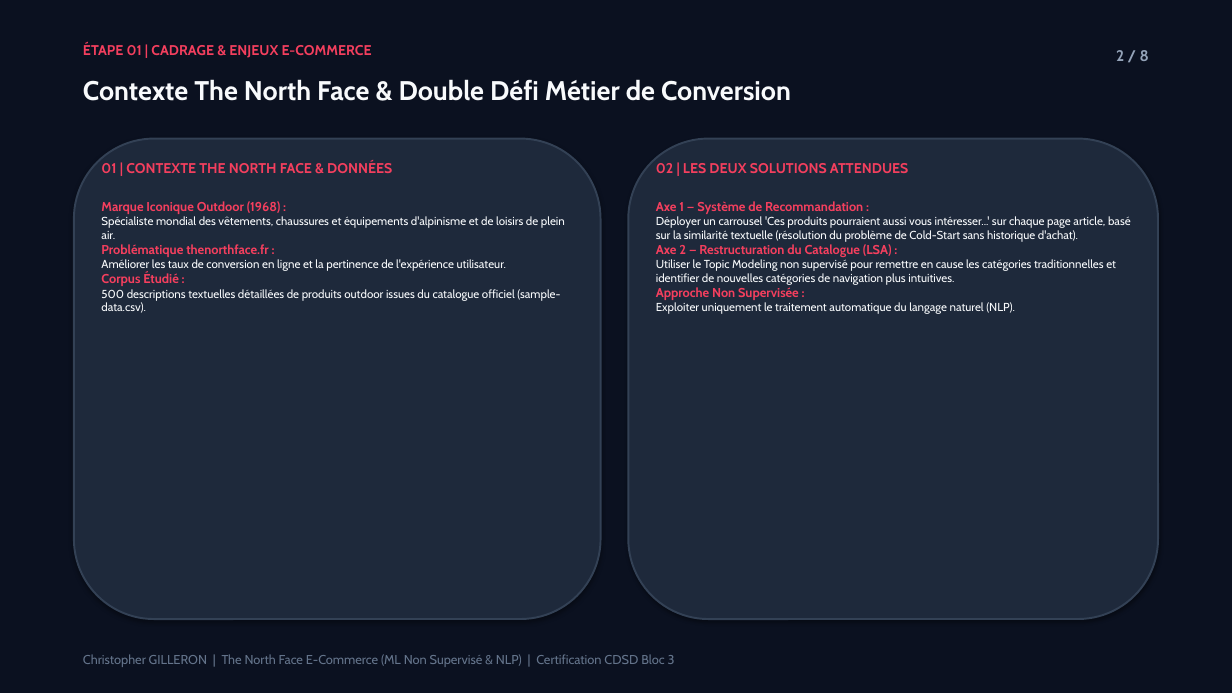
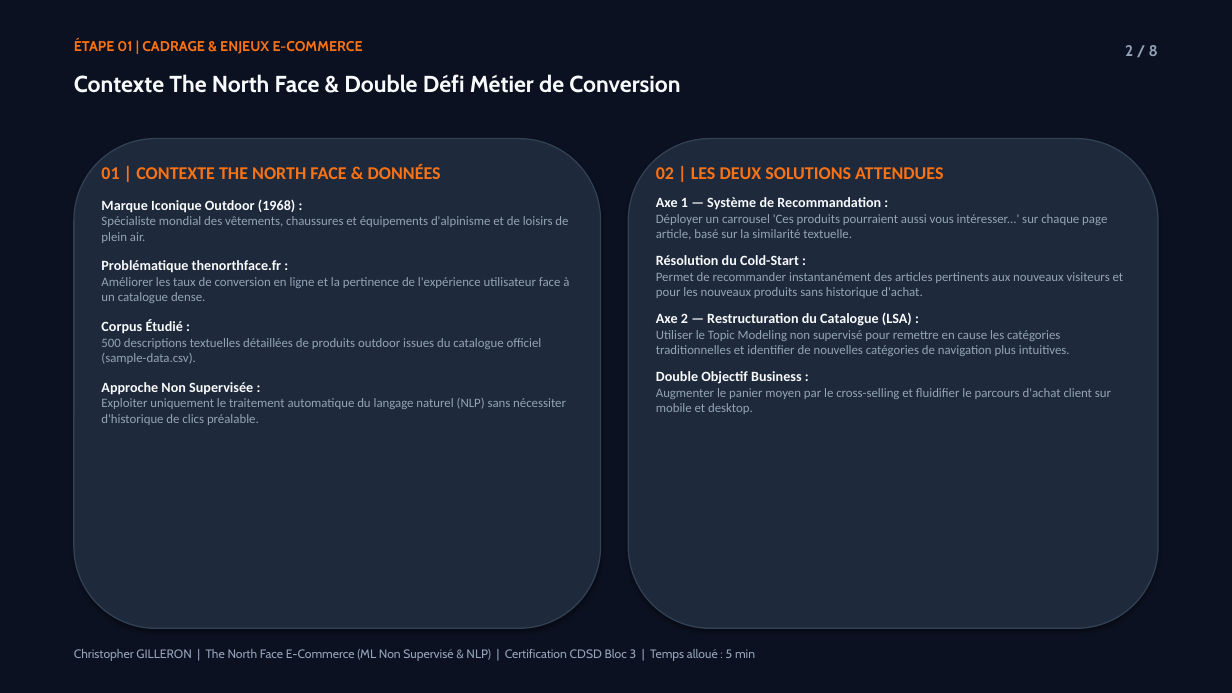
Before and after one commit to Elkristobal59/CERTIFICATION_CDSD, a slide deck: slide 2 of Bloc_3_Machine_Learning/North_Face/North_face_presentation.pptx. Drawn at 1232x693 pixels with LibreOffice and Linux fonts; fonts in the diff are those of the drawing. Boxes give left, top, right and bottom in pixels: in the first picture for what was removed or moved away, otherwise in the second. Text is boxed around its words. In the diff, an @@ line names an element or a change of style, - is before the commit and + after.

Commit message:
feat(certif): integration des visuels des notebooks dans les pptx Steam, Walmart et North Face (8 slides)

```diff
--- a/Bloc_3_Machine_Learning/North_Face/North_face_presentation.pptx
+++ b/Bloc_3_Machine_Learning/North_Face/North_face_presentation.pptx
@@ text "ÉTAPE 01 | CADRAGE & ..." at (x1=74, y1=38, x2=363, y2=54): text colour #F43F5E to #F97316 @@
@@ text "2 / 8" moved from (x1=1116, y1=50, x2=1149, y2=61) to (x1=1125, y1=45, x2=1158, y2=56) @@
@@ text "Contexte The North Face & ..." at (x1=74, y1=74, x2=680, y2=93): size 21 to 18 pt @@
@@ rounded rectangle resized from (x1=74, y1=139, x2=601, y2=619) to (x1=74, y1=139, x2=601, y2=628) @@
@@ rounded rectangle at (x1=74, y1=139, x2=601, y2=628): outline #334155 1.5 pt to #334155 1 pt @@
@@ rounded rectangle at (x1=628, y1=139, x2=1158, y2=628): outline #334155 1.5 pt to #334155 1 pt @@
@@ rounded rectangle resized from (x1=628, y1=139, x2=1158, y2=619) to (x1=628, y1=139, x2=1158, y2=628) @@
@@ text "01 | CONTEXTE THE NORTH ..." moved from (x1=101, y1=201, x2=565, y2=313) to (x1=101, y1=164, x2=569, y2=425) @@
@@ text at (x1=101, y1=164, x2=441, y2=179): paragraph added @@
+01 | CONTEXTE THE NORTH FACE & DONNÉES
@@ text removed at (x1=101, y1=161, x2=392, y2=173) @@
-01 | CONTEXTE THE NORTH FACE & DONNÉES
@@ text "02 | LES DEUX SOLUTIONS ..." moved from (x1=656, y1=201, x2=1131, y2=314) to (x1=656, y1=167, x2=1124, y2=414) @@
@@ text at (x1=656, y1=167, x2=943, y2=179): paragraph added @@
+02 | LES DEUX SOLUTIONS ATTENDUES
@@ text removed at (x1=656, y1=163, x2=908, y2=173) @@
-02 | LES DEUX SOLUTIONS ATTENDUES
@@ text at (x1=101, y1=199, x2=568, y2=364): size 10 to 11 pt, text colour #F43F5E to #F8FAFC in "Marque Iconique Outdoor (1968) :", "Problématique thenorthface.fr :", "Corpus Étudié :"; font Cabin to Calibri in "Marque Iconique Outdoor (1968) :", "Spécialiste mondial des vêtements, chaussures et équipements ...", "Problématique thenorthface.fr :", "Corpus Étudié :" and 1 more places; size 9 to 10 pt, text colour #F8FAFC to #94A3B8 in "Spécialiste mondial des vêtements, chaussures et équipements ...", "500 descriptions textuelles détaillées de produits outdoor ..."; more space between paragraphs @@
@@ text at (x1=656, y1=197, x2=1070, y2=356): size 10 to 11 pt, text colour #F43F5E to #F8FAFC in "Axe 1 — Système de Recommandation :", "Axe 2 — Restructuration du Catalogue (LSA) ..."; font Cabin to Calibri in "Axe 1 — Système de Recommandation :", "Axe 2 — Restructuration du Catalogue (LSA) ...", "Utiliser le Topic Modeling non supervisé pour ..."; size 9 to 10 pt, text colour #F8FAFC to #94A3B8 in "Utiliser le Topic Modeling non supervisé pour ..."; more space between paragraphs @@
@@ text at (x1=656, y1=214, x2=1124, y2=298): text changed; size 9 to 10 pt; font Cabin to Calibri; text colour #F8FAFC to #94A3B8 @@
-Déployer un carrousel 'Ces produits pourraient aussi vous intéresser...' sur chaque page article, basé sur la similarité textuelle (résolution du problème de Cold-Start sans historique d'achat).
+Déployer un carrousel 'Ces produits pourraient aussi vous intéresser...' sur chaque page article, basé sur la similarité textuelle.
+Résolution du Cold-Start :
+Permet de recommander instantanément des articles pertinents aux nouveaux visiteurs et pour les nouveaux produits sans historique d'achat.
@@ text at (x1=101, y1=277, x2=569, y2=303): text changed; size 9 to 10 pt; font Cabin to Calibri; text colour #F8FAFC to #94A3B8 @@
-Améliorer les taux de conversion en ligne et la pertinence de l'expérience utilisateur.
+Améliorer les taux de conversion en ligne et la pertinence de l'expérience utilisateur face à un catalogue dense.
@@ text at (x1=101, y1=382, x2=566, y2=425): paragraphs added @@
+Approche Non Supervisée :
+Exploiter uniquement le traitement automatique du langage naturel (NLP) sans nécessiter d'historique de clics préalable.
@@ text at (x1=656, y1=371, x2=1111, y2=414): text changed; size 9 to 10 pt; font Cabin to Calibri; text colour #F8FAFC to #94A3B8 @@
-Approche Non Supervisée :
-Exploiter uniquement le traitement automatique du langage naturel (NLP).
+Double Objectif Business :
+Augmenter le panier moyen par le cross-selling et fluidifier le parcours d'achat client sur mobile et desktop.
@@ text at (x1=74, y1=649, x2=755, y2=661): text changed; size 10 to 9.5 pt; text colour #64748B to #94A3B8 @@
-Christopher GILLERON | The North Face E-Commerce (ML Non Supervisé & NLP) | Certification CDSD Bloc 3
+Christopher GILLERON | The North Face E-Commerce (ML Non Supervisé & NLP) | Certification CDSD Bloc 3 | Temps alloué : 5 min
```
Also in this commit, not shown: 7 other slides changed, 5 other files.
